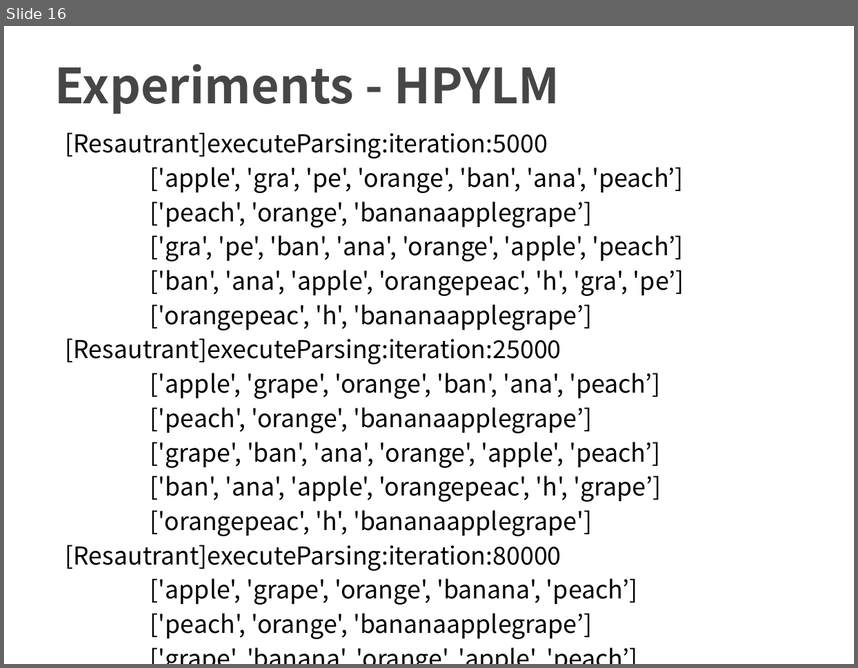
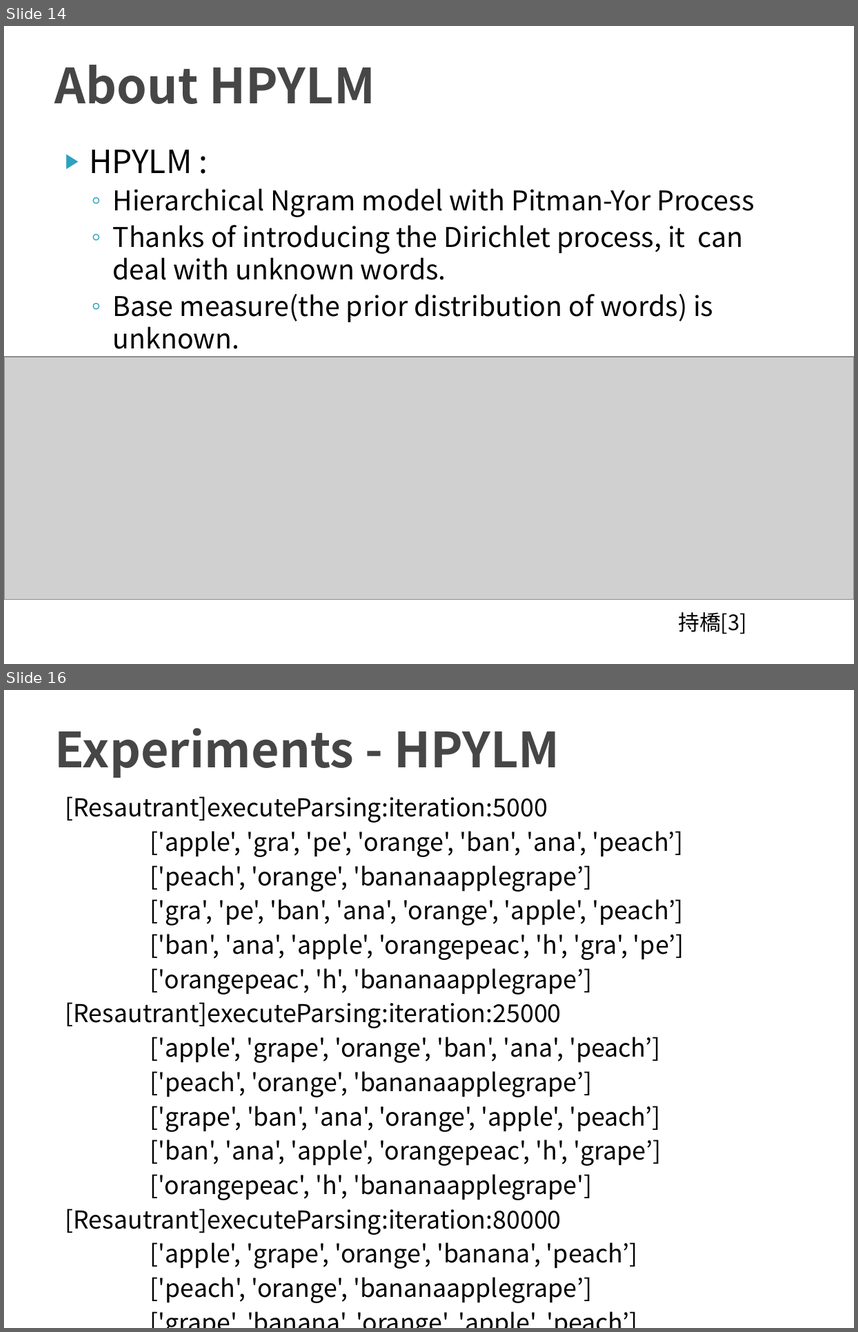
Before and after one commit to TetsuyaKomota/MyMasterStudies, a slide deck: slides/seminar_20170705_japanese.pptx. Shown one above the other, each under a label of ours: slide 16 before the commit, slides 14 and 16 after it; the slides between them are not shown. The pictures are 858x668 and 858x1332 pixels, drawn with LibreOffice and Linux fonts; fonts in the diff are those of the drawing; grey boxes stand for pictures. Boxes give left, top, right and bottom in pixels: in the first picture for what was removed or moved away, otherwise in the second. Text is boxed around its words. In the diff, an @@ line names an element or a change of style, - is before the commit and + after.

```diff
--- a/slides/seminar_20170705_japanese.pptx
+++ b/slides/seminar_20170705_japanese.pptx
@@ slide 14 added at (4, 26, 854, 664), background #FFFFFF @@
@@ title added at (55, 65, 375, 104), 41 pt, text #464646, bold @@
+About HPYLM
@@ text added at (89, 150, 754, 390), 23 pt, text #000000 @@
+▶ HPYLM :
+  ◦ Hierarchical Ngram model with Pitman-Yor Process
+  ◦ Thanks of introducing the Dirichlet process, it can deal with unknown words.
+  ◦ Base measure(the prior distribution of words) is unknown.
+    • NPYLM deals with another HPYLM as base measure.
@@ picture added at (4, 357, 854, 599) @@
@@ text added at (678, 612, 746, 634), 18 pt, text #000000 @@
+持橋[3]
```
Also in this commit, not shown: 7 slides changed, 3 other slides added, 2 slides removed.
